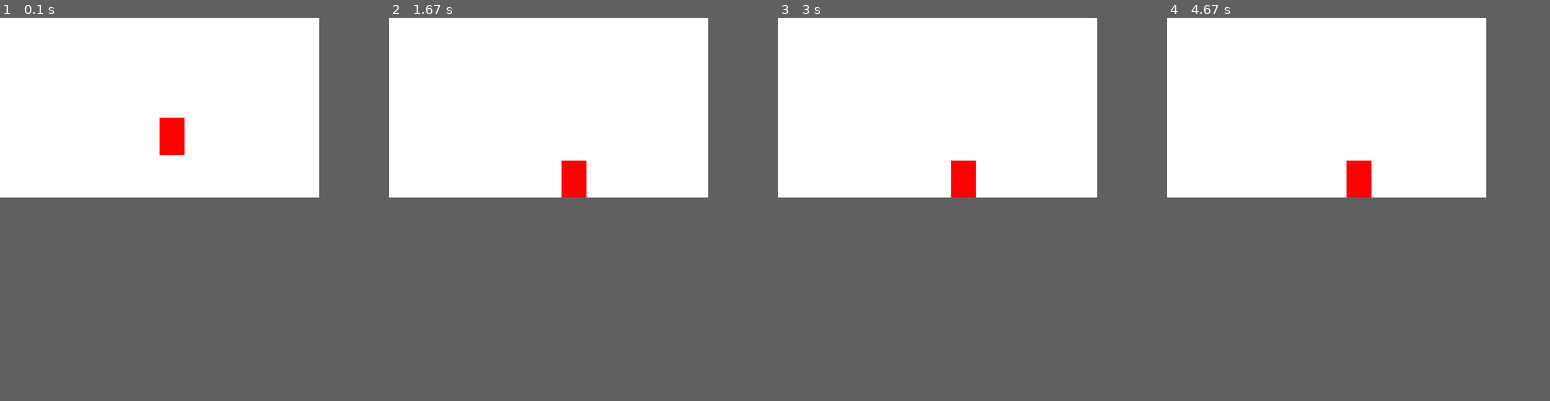
Above: before the commit, frames 1-4 (left to right).
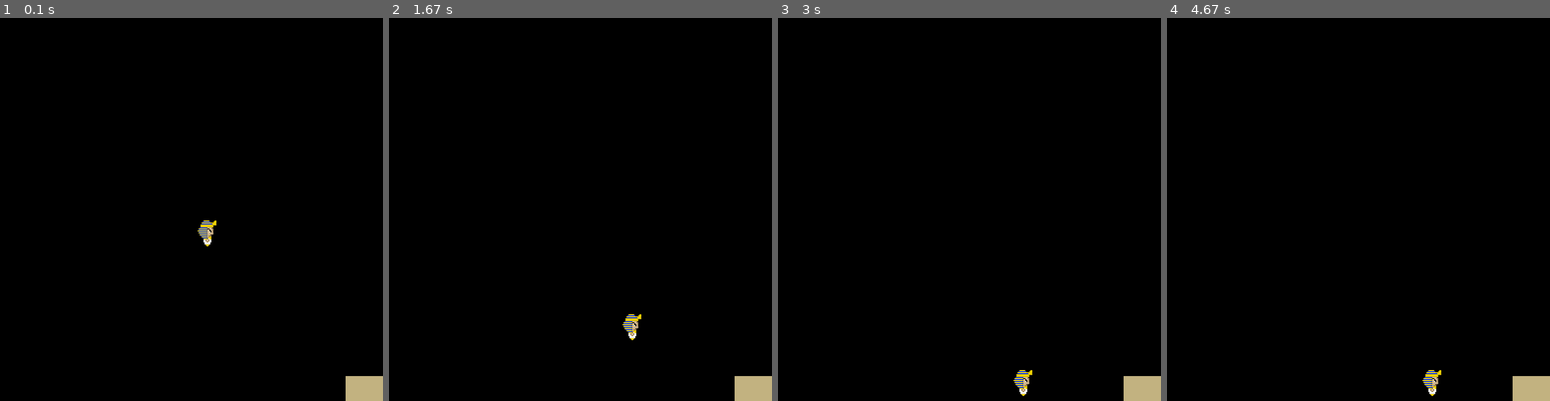
Above: after the commit, the same moments.

Repository: ciarancotter/semester2project
Game: pygame game, started from src/pygame_tester.py
Same seed, same stepped clock (60 frames per second), same inputs: the game is played once before the commit and once after it.
Inputs:
- Up to frame 1 (0.1 s): no input
- Up to frame 2 (1.67 s): hold Right 0.33-0.8 s; hold Right 0.83-1.3 s; hold Left from 1.33 s (still down)
- Up to frame 3 (3 s): release Left at 1.87 s; hold Left 1.9-2.3 s; hold Right 2.33-2.97 s
- Up to frame 4 (4.67 s): tap Space at 3 s; hold Left 3.33-3.8 s; hold Right 3.83-4.3 s; hold Right from 4.33 s (still down)
In our replay, the window is 640x360 before the commit and 768x768 after it. These sizes can differ from the game's own. Grey fills any space a smaller window leaves; there, only what the larger window draws over its background counts as a difference.

The runs differ from the first frame. In frame 1, 40% of the frame differs, in the area x 0-100%, y 0-100%; in frame 2, 40%; in frame 3, 40%; in frame 4, 40%.

Commit message:
fixed issues with movement and jumping, removed xyChanges

Diff:
--- a/src/pygame_tester.py
+++ b/src/pygame_tester.py
@@ -1,8 +1,7 @@
+###note need to fix the speed and gravity
 import pygame
 
 from pygame.locals import (
-    K_UP,
-    K_DOWN,  #probably won't need
     K_LEFT,
     K_RIGHT,
     K_ESCAPE,
@@ -12,8 +11,8 @@
 )
 
 # Define constants for the screen width and height (this is just for now)
-SCREEN_WIDTH = 800
-SCREEN_HEIGHT = 600
+SCREEN_WIDTH = 768
+SCREEN_HEIGHT = 768
 
 
 #main character class
@@ -32,68 +31,98 @@
         - update(pressed_keys):  get the pressed key event and it apply it by moving right,left,jump or no action required
     """
     def __init__(self):
-        self.animationList = []
-        self.animationStep = 4
-        #self.neg = 0
+        self.obj_ground= 0 #where player y is on the ground
         self.playerwidth = 50
         self.playerHeight = 75
-        self.playerframeL = False
-        self.playerframeR = False
-        self.playerxChange = 0
-        self.playeryChange = 0
-        # self.vel= 5 #velosity, how fast char move
-        self.playerX = screen.get_width() / 2  #x co-ords for start position
-        self.playerY = screen.get_height() / 2  #y co-ords for start position
+        self.playerX = SCREEN_WIDTH / 2  #x co-ords for start position
+        self.playerY = SCREEN_HEIGHT / 2  #y co-ords for start position
+        image_to_load = pygame.image.load("src/view/assets/pharaoh_right_stand.png")
+        self.image = pygame.Surface([self.playerwidth, self.playerHeight])
+        self.image.blit(image_to_load, (0,0))
 
-        self.playerImage = "frame.png"
+        self.rect = self.image.get_rect()
+        self.rect.x = self.playerX
+        self.rect.y = self.playerY
+        self.facing = "down"
+        self.player_speed = 2
+
+    def update(self, pressed_keys):
+        self.movement(pressed_keys)
+
+        # self.rect.x += self.playerxChange
+        # self.playerxChange = self.playerxChange *0.001
+        # self.rect.y += self.playeryChange
+        # self.playeryChange = self.playeryChange *0.001
+
+        # # self.playerxChange = 0
+        # # self.playeryChange = 0
+
+        #collision_with_obj(player, box1)
+
+    def movement(self, pressed_keys):
+        #print(self.rect.y)
+        self.obj_ground= SCREEN_HEIGHT+1
+        #print(self.obj_ground, "ground")
+
+        if pressed_keys[K_LEFT]  and self.rect.x >= 0 :
+
+            self.rect.x -= self.player_speed
+            self.facing = "left"
+
+        if pressed_keys[K_RIGHT] and self.rect.x < SCREEN_WIDTH - self.playerwidth :
+            self.rect.x += self.player_speed
+            self.facing = "right"
+
+        #jump again on;y if space is pressed and the charc y + it's hight is == to the screen hight +1(not sure why it's taking 1 extra out of the
+        # screen with the self.rect.y +self.playerHeight)
+        if pressed_keys[K_SPACE] and self.rect.y +self.playerHeight == self.obj_ground :
+            self.rect.y -= self.player_speed*20
+
+        #maybe another if for jumping but for objects ?
 
 
-    # Move the sprite based on user keypresses
-    def update(self, pressed_keys):
-        """
-        it get called when user press any keys of the 3 specified, Left Arrow, Right Arrow and Space
-        """
-        #for vector movement x
-        self.playerX = self.playerX + self.playerxChange
-        self.playerxChange = self.playerxChange *0.10
-        #for vector movement y
-        self.playerY = self.playerY + self.playeryChange
-        self.playeryChange = self.playeryChange *0.10
-
-        if pressed_keys[K_LEFT] and self.playerX> 0:
-            self.playerxChange = self.playerxChange - (screen.get_width()/1000)
-            #self.playerX -= self.vel
-        if pressed_keys[K_RIGHT] and self.playerX < screen.get_width() - self.playerwidth :
-            self.playerxChange = self.playerxChange + (screen.get_width()/1000)
-
-        if pressed_keys[K_SPACE] and self.playerY  > 0 :
-            self.playeryChange = self.playeryChange - 4
-            #self.playerY -= self.vel
-
-        if self.playerY < screen.get_height() - self.playerHeight :
-            self.playerY += 2
+        if self.rect.y <= SCREEN_HEIGHT - self.playerHeight :
+           self.rect.y += self.player_speed
 
 
+
+
+class Box(pygame.sprite.Sprite):
+
+    def __init__(self):
+        super(Box, self).__init__()
+        self.boxWidth = 75
+        self.boxHeight = 50
+        self.boxX = 768-self.boxWidth
+        self.boxY = 768 - self.boxHeight
+        self.image = pygame.Surface([self.boxWidth, self.boxHeight])
+        self.image.fill((194,178,128))
+        self.rect = self.image.get_rect()
+        self.rect.x = self.boxX
+        self.rect.y = self.boxY
 
 
 
 # Initialize pygame
 pygame.init()
 
-# get info about the screen we are using
-infoobject = pygame.display.Info()
 # Create the screen
-screen = pygame.display.set_mode((infoobject.current_w >> 1, infoobject.current_h >> 1), pygame.HWSURFACE | pygame.DOUBLEBUF | pygame.RESIZABLE, 32)
+screen = pygame.display.set_mode((SCREEN_WIDTH, SCREEN_HEIGHT))
 
 # Keep main loop running
 running = True
 player = Player()
+box1 = Box()
+clock = pygame.time.Clock()
+
 # Main loop
 while running:
     """
     the game run while state of running is true,
     game can be stopped if user Quit using the exit buttom or exit through the Escape key
     """
+    clock.tick(60)
+
     #player.gravity()
     for event in pygame.event.get():
         # Check if key pressed (KEYDOWN event)
@@ -106,20 +135,16 @@
             running = False
 
 
+
     pressed_keys = pygame.key.get_pressed()
     player.update(pressed_keys)
 
-    screen.fill((255,255,255))
-    pygame.draw.rect(screen, (255,0,0), (player.playerX, player.playerY, player.playerwidth, player.playerHeight))
+    screen.fill((0,0,0))
+    screen.blit(player.image, player.rect)
+    #pygame.draw.rect(screen, (255,0,0), (player.playerX, player.playerY, player.playerwidth, player.playerHeight))
+    screen.blit(box1.image, box1.rect)
     # Get the set of keys pressed and check for user input
-
-    # Adjust window size on the fly
-    h_to_w = float(screen.get_height()) / screen.get_width()
-    target_height = int(h_to_w * screen.get_width())
-    surface_to_draw = pygame.transform.scale(screen, (screen.get_width(), target_height))
-    screen.blit(surface_to_draw, (0, 0))
-    surface_to_draw = None
-
+    pygame.display.update()
 
 
     # Update the display
